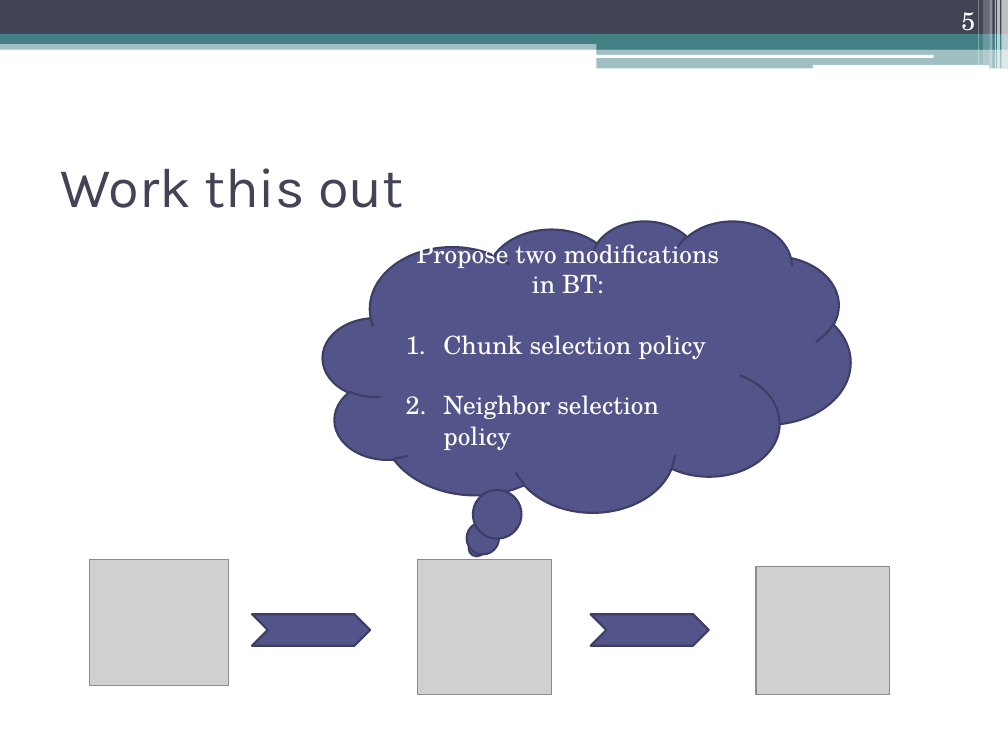
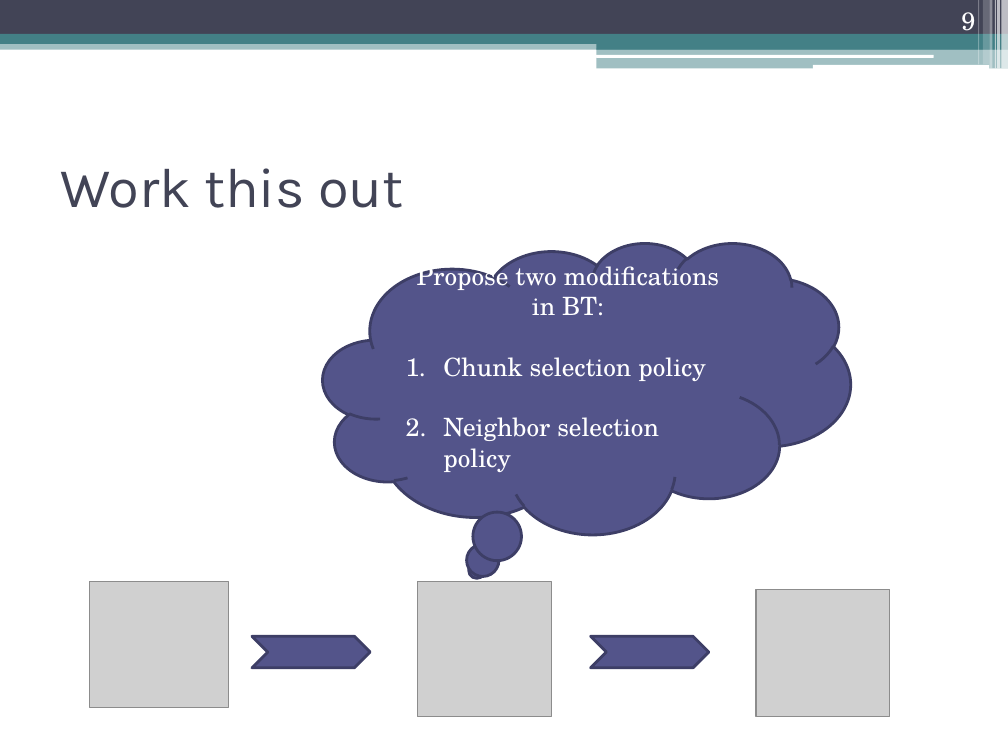
Before and after one commit to sikeh/shanbolishomework, a slide deck: slide 9 of Distributed Computing, Peer-to-Peer and GRIDS/final presentation/ppt/Peer-to-Peer Multimedia Streaming Using BitTorrent.pptx (slide 5 before the commit). Drawn at 1008x756 pixels with LibreOffice and Linux fonts; fonts in the diff are those of the drawing; grey boxes stand for pictures. Boxes give left, top, right and bottom in pixels: in the first picture for what was removed or moved away, otherwise in the second. Text is boxed around its words. In the diff, an @@ line names an element or a change of style, - is before the commit and + after.

```diff
--- a/Distributed Computing, Peer-to-Peer and GRIDS/final presentation/ppt/Peer-to-Peer Multimedia Streaming Using BitTorrent.pptx
+++ b/Distributed Computing, Peer-to-Peer and GRIDS/final presentation/ppt/Peer-to-Peer Multimedia Streaming Using BitTorrent.pptx
@@ page number at (x1=961, y1=12, x2=975, y2=38): text changed @@
-5
+9
@@ picture moved from (x1=90, y1=559, x2=229, y2=685) to (x1=90, y1=582, x2=229, y2=708) @@
@@ picture moved from (x1=417, y1=559, x2=551, y2=695) to (x1=417, y1=582, x2=551, y2=717) @@
@@ 2 chevrons, 1 picture, 1 thought cloud moved together from (x1=252, y1=221, x2=890, y2=696) to (x1=252, y1=243, x2=890, y2=717) @@
@@ outline #3D3E66 1.5 pt to #3D3E66 2 pt in 3 elements at (x1=323, y1=243, x2=850, y2=534), (x1=252, y1=636, x2=370, y2=667), (x1=591, y1=636, x2=709, y2=667) @@
```
Also in this commit, not shown: 2 other slides changed, 19 slides added.
